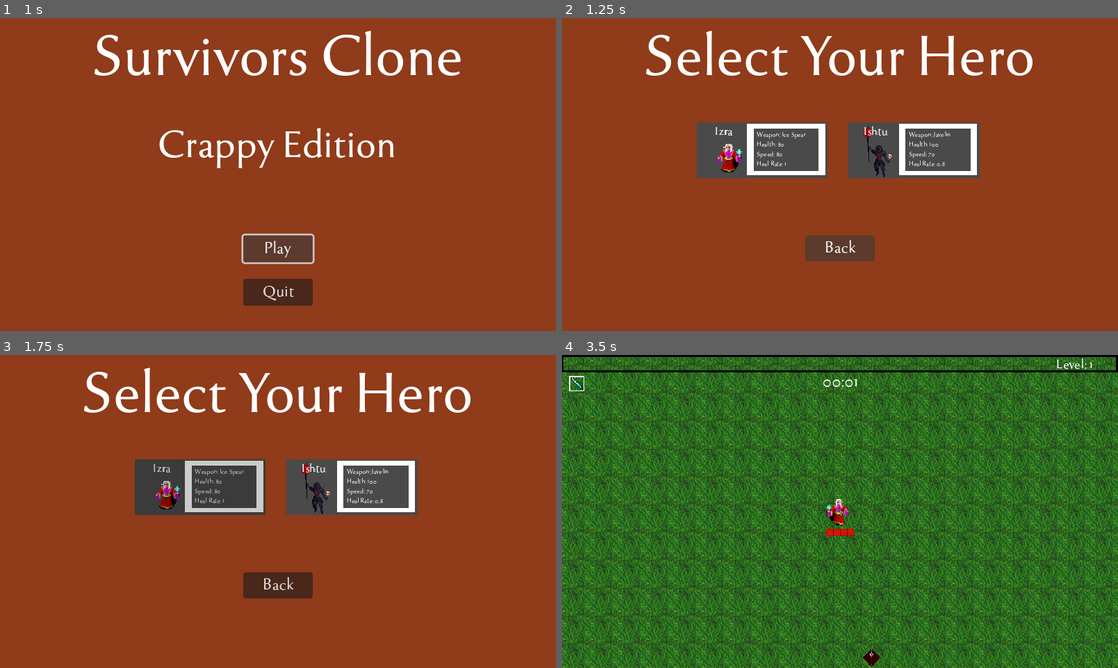
Above: before the commit, frames 1-4 (two rows, left to right).
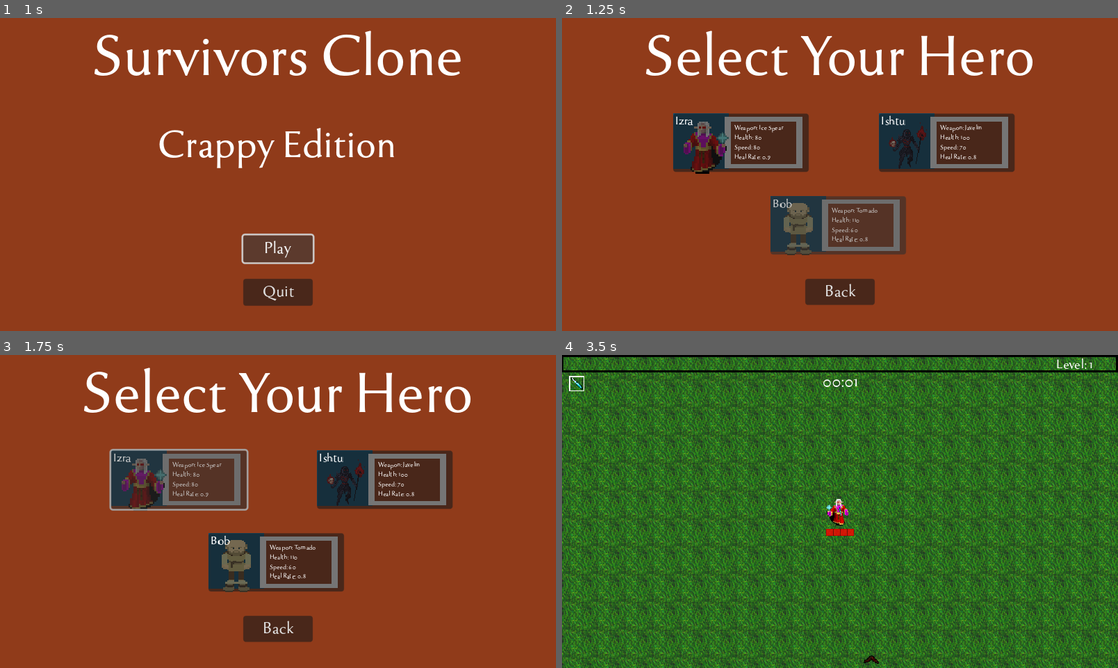
Above: after the commit, the same moments.

Repository: deonblaauw/rfg
Game: Godot game, scene res://Title Screen/menu.tscn
The game is run twice, just before and just after one commit, with the same random seed, the same clock (stepped at 60 frames per second) and the same inputs. Sound files missing from this copy of the repository are replaced by a short silence.
Inputs (mouse positions are in pixels of both pictures, inside the frame that each line leads up to):
- Up to frame 1 (1 s): click "Play" at 0.5 s
- Up to frame 2 (1.25 s): no input
- Up to frame 3 (1.75 s): click (166, 492) at 1.27 s
- Up to frame 4 (3.5 s): tap Enter at 2 s; move the mouse to (962, 495) at 2.02 s; hold Right (right) 2.03-2.78 s; click (962, 495) at 2.1 s; move the mouse to (728, 527) at 2.77 s; hold Down (down) from 2.78 s (still down); click (728, 527) at 2.85 s

Frame 1 is identical in both runs. In frame 2, 17% of the frame differs, in the area x 20-82%, y 30-92%; in frame 3, 17%; in frame 4, 46%, in the area x 0-100%, y 0-100%.

Commit message:
Added Bob and released to itch. New character tiles added

Diff:
--- a/Enemies/enemy_bat.tscn
+++ b/Enemies/enemy_bat.tscn
@@ -1,7 +1,7 @@
-[gd_scene load_steps=14 format=3 uid="uid://bau1tfxv4qvbo"]
+[gd_scene load_steps=12 format=3 uid="uid://bau1tfxv4qvbo"]
 
 [ext_resource type="Script" path="res://Enemies/enemy.gd" id="1_5vwlv"]
-[ext_resource type="Texture2D" uid="uid://bcaibdpro057b" path="res://Assets/Textures/Enemy/bat_monster_sprite_sheet.png" id="1_y5i75"]
+[ext_resource type="Texture2D" uid="uid://diw2n4v4i8yo3" path="res://Assets/Textures/Enemy/DungeonCrawlerSprites/BatSheet.png" id="2_73c3r"]
 [ext_resource type="PackedScene" uid="uid://b7fn7x0620o70" path="res://Utility/hit_box.tscn" id="3_pw627"]
 [ext_resource type="PackedScene" uid="uid://ci0lyi4ieonoi" path="res://Utility/hurt_box.tscn" id="4_dbg76"]
 [ext_resource type="AudioStream" uid="uid://btnn0022u4vpn" path="res://Assets/Audio/SoundEffect/enemy_hit.ogg" id="5_t6dtl"]
@@ -10,36 +10,22 @@
 radius = 3.0
 height = 14.0
 
-[sub_resource type="AtlasTexture" id="AtlasTexture_43sd7"]
-atlas = ExtResource("1_y5i75")
-region = Rect2(0, 0, 64, 64)
+[sub_resource type="AtlasTexture" id="AtlasTexture_n2pnr"]
+atlas = ExtResource("2_73c3r")
+region = Rect2(64, 32, 32, 32)
 
-[sub_resource type="AtlasTexture" id="AtlasTexture_gfeop"]
-atlas = ExtResource("1_y5i75")
-region = Rect2(64, 0, 64, 64)
-
-[sub_resource type="AtlasTexture" id="AtlasTexture_dl2bg"]
-atlas = ExtResource("1_y5i75")
-region = Rect2(128, 0, 64, 64)
-
-[sub_resource type="AtlasTexture" id="AtlasTexture_8yeun"]
-atlas = ExtResource("1_y5i75")
-region = Rect2(192, 0, 64, 64)
+[sub_resource type="AtlasTexture" id="AtlasTexture_7nlne"]
+atlas = ExtResource("2_73c3r")
+region = Rect2(96, 32, 32, 32)
 
 [sub_resource type="SpriteFrames" id="SpriteFrames_i2fba"]
 animations = [{
 "frames": [{
 "duration": 1.0,
-"texture": SubResource("AtlasTexture_43sd7")
+"texture": SubResource("AtlasTexture_n2pnr")
 }, {
 "duration": 1.0,
-"texture": SubResource("AtlasTexture_gfeop")
-}, {
-"duration": 1.0,
-"texture": SubResource("AtlasTexture_dl2bg")
-}, {
-"duration": 1.0,
-"texture": SubResource("AtlasTexture_8yeun")
+"texture": SubResource("AtlasTexture_7nlne")
 }],
 "loop": true,
 "name": &"default",
@@ -67,9 +53,10 @@
 shape = SubResource("CapsuleShape2D_n3rgk")
 
 [node name="AnimatedSprite2D" type="AnimatedSprite2D" parent="."]
-scale = Vector2(0.6, 0.6)
+scale = Vector2(0.8, 0.8)
 sprite_frames = SubResource("SpriteFrames_i2fba")
 autoplay = "default"
+frame_progress = 0.554586
 
 [node name="HitBox" parent="." instance=ExtResource("3_pw627")]
 collision_layer = 4
--- a/Player/Attack/tornado.gd
+++ b/Player/Attack/tornado.gd
@@ -2,7 +2,7 @@
 
 var level = 1
 var hp = 9999 # don't want tornado to die too soon after hitting enemy
-@export var base_speed = -50 # this adds onto player speed for total speed
+@export var base_speed = -40 # this adds onto player speed for total speed
 @export var damage = 5
 @export var knockback_amount = 100
 var attack_size = 1.0
@@ -33,25 +33,25 @@
 	match level:
 		1:
 			hp = 9999
-			base_speed = -50.0
+			base_speed = -40.0
 			damage = 5
 			knockback_amount = 100
 			attack_size = 1.0 * (1 + player.spell_size)
 		2:
 			hp = 9999
-			base_speed = -50.0
+			base_speed = -40.0
 			damage = 5
 			knockback_amount = 100
 			attack_size = 1.0 * (1 + player.spell_size)
 		3:
 			hp = 9999
-			base_speed = -50.0
+			base_speed = -40.0
 			damage = 5
 			knockback_amount = 100
 			attack_size = 1.0 * (1 + player.spell_size)
 		4:
 			hp = 9999
-			base_speed = -50.0
+			base_speed = -40.0
 			damage = 5
 			knockback_amount = 125
 			attack_size = 1.0 * (1 + player.spell_size)
--- a/Player/player.gd
+++ b/Player/player.gd
@@ -6,6 +6,8 @@
 @export var healRate = 1.0
 @onready var animated_sprite_izra = $AnimatedSpriteIzra
 @onready var animated_sprite_ishtu = $AnimatedSpriteIshtu
+@onready var animated_sprite_bob = $AnimatedSpriteBob
+
 var active_sprite: AnimatedSprite2D = null
 var flip_anim = false
 
@@ -120,10 +122,20 @@
 				# set player character and initial weapon
 				set_active_character("izra")
 				upgrade_character("icespear1")
+				#upgrade_character("javelin1")
+				#upgrade_character("tornado1")
 		"ishtu":
 				# set player character and initial weapon
 				set_active_character("ishtu")
+				#upgrade_character("icespear1")
 				upgrade_character("javelin1")
+				#upgrade_character("tornado1")
+		"bob":
+				# set player character and initial weapon
+				set_active_character("bob")
+				#upgrade_character("icespear1")
+				#upgrade_character("javelin1")
+				upgrade_character("tornado1")
 		_:
 			print(" NO CHARACTER FOUND ")
 
@@ -192,6 +204,8 @@
 				active_sprite = animated_sprite_izra
 			"ishtu":
 				active_sprite = animated_sprite_ishtu
+			"bob":
+				active_sprite = animated_sprite_bob
 			_:
 				push_error("Unrecognized character!")
 
@@ -207,6 +221,7 @@
 			# Set the active character's sprite to visible and others to hidden
 			animated_sprite_izra.visible = (character_name == "izra")
 			animated_sprite_ishtu.visible = (character_name == "ishtu")
+			animated_sprite_bob.visible = (character_name == "bob")
 		else:
 			print("Error: Active sprite is null for character: ", character_name)
 	else:
--- a/Player/player.tscn
+++ b/Player/player.tscn
@@ -6,6 +6,7 @@
 [ext_resource type="Texture2D" uid="uid://buphag71t3pmm" path="res://Assets/Textures/Player/ishtu/Necromancer_creativekind-Sheet.png" id="3_mxvou"]
 [ext_resource type="PackedScene" uid="uid://ci0lyi4ieonoi" path="res://Utility/hurt_box.tscn" id="3_q8if2"]
 [ext_resource type="Texture2D" uid="uid://dsetjlsmq5ao2" path="res://Assets/Textures/GUI/exp_background.png" id="4_pk0qy"]
+[ext_resource type="Texture2D" uid="uid://c73xp2rxcbp5o" path="res://Assets/Textures/Player/villager_npc_spritesheet/npc01_spritesheet.png" id="4_rjbd6"]
 [ext_resource type="Texture2D" uid="uid://c03hv7qpngsbk" path="res://Assets/Textures/GUI/exp_progress.png" id="5_7amyo"]
 [ext_resource type="FontFile" uid="uid://cg3hcea6mc3e7" path="res://Assets/Font/tenderness.otf" id="6_60m7o"]
 [ext_resource type="AudioStream" uid="uid://br0otd0f51pmc" path="res://Assets/Audio/SoundEffect/levelup.ogg" id="7_owcc0"]
@@ -108,6 +109,70 @@
 "speed": 5.0
 }]
 
+[sub_resource type="AtlasTexture" id="AtlasTexture_bpnr7"]
+atlas = ExtResource("4_rjbd6")
+region = Rect2(0, 0, 30, 48)
+
+[sub_resource type="AtlasTexture" id="AtlasTexture_uxgm5"]
+atlas = ExtResource("4_rjbd6")
+region = Rect2(30, 0, 30, 48)
+
+[sub_resource type="AtlasTexture" id="AtlasTexture_nd86d"]
+atlas = ExtResource("4_rjbd6")
+region = Rect2(60, 0, 30, 48)
+
+[sub_resource type="AtlasTexture" id="AtlasTexture_40yck"]
+atlas = ExtResource("4_rjbd6")
+region = Rect2(90, 0, 30, 48)
+
+[sub_resource type="AtlasTexture" id="AtlasTexture_e85g0"]
+atlas = ExtResource("4_rjbd6")
+region = Rect2(120, 0, 30, 48)
+
+[sub_resource type="AtlasTexture" id="AtlasTexture_vr6x1"]
+atlas = ExtResource("4_rjbd6")
+region = Rect2(150, 0, 30, 48)
+
+[sub_resource type="AtlasTexture" id="AtlasTexture_4qos5"]
+atlas = ExtResource("4_rjbd6")
+region = Rect2(180, 0, 30, 48)
+
+[sub_resource type="AtlasTexture" id="AtlasTexture_02mkq"]
+atlas = ExtResource("4_rjbd6")
+region = Rect2(210, 0, 30, 48)
+
+[sub_resource type="SpriteFrames" id="SpriteFrames_3x1av"]
+animations = [{
+"frames": [{
+"duration": 1.0,
+"texture": SubResource("AtlasTexture_bpnr7")
+}, {
+"duration": 1.0,
+"texture": SubResource("AtlasTexture_uxgm5")
+}, {
+"duration": 1.0,
+"texture": SubResource("AtlasTexture_nd86d")
+}, {
+"duration": 1.0,
+"texture": SubResource("AtlasTexture_40yck")
+}, {
+"duration": 1.0,
+"texture": SubResource("AtlasTexture_e85g0")
+}, {
+"duration": 1.0,
+"texture": SubResource("AtlasTexture_vr6x1")
+}, {
+"duration": 1.0,
+"texture": SubResource("AtlasTexture_4qos5")
+}, {
+"duration": 1.0,
+"texture": SubResource("AtlasTexture_02mkq")
+}],
+"loop": true,
+"name": &"default",
+"speed": 5.0
+}]
+
 [sub_resource type="AtlasTexture" id="AtlasTexture_68yxk"]
 atlas = ExtResource("2_jg7xc")
 region = Rect2(0, 0, 100, 100)
@@ -322,11 +387,18 @@
 autoplay = "walk"
 
 [node name="AnimatedSpriteIshtu" type="AnimatedSprite2D" parent="."]
+visible = false
 position = Vector2(1, -17)
 scale = Vector2(0.65, 0.65)
 sprite_frames = SubResource("SpriteFrames_515e5")
 autoplay = "default"
 frame_progress = 0.520929
+
+[node name="AnimatedSpriteBob" type="AnimatedSprite2D" parent="."]
+scale = Vector2(0.65, 0.65)
+sprite_frames = SubResource("SpriteFrames_3x1av")
+autoplay = "default"
+frame_progress = 0.146215
 
 [node name="DamageAnimation" type="AnimatedSprite2D" parent="."]
 sprite_frames = SubResource("SpriteFrames_163u6")
--- a/Title Screen/char_select_button.gd
+++ b/Title Screen/char_select_button.gd
@@ -3,23 +3,25 @@
 @onready var snd_hover = $snd_hover
 @onready var snd_click = $snd_click
 @onready var lbl_char_sel = $lbl_charSel
-@onready var btn_char_sel = $btn_charSel
 @onready var lbl_weapon = $lbl_weapon
 @onready var lbl_hp = $lbl_hp
 @onready var lbl_speed = $lbl_speed
 @onready var lbl_healrate = $lbl_healrate
+@onready var icon = $Icon
 
 signal char_select_click_end()
 
 func _on_snd_click_finished():
 	char_select_click_end.emit()
 
-func _on_btn_char_sel_mouse_entered():
+func _on_btn_select_mouse_entered():
 	snd_hover.play()
 	modulate = Color(0.8, 0.8, 0.8)
 
-func _on_btn_char_sel_mouse_exited():
+
+func _on_btn_select_mouse_exited():
 	modulate = Color(1.0, 1.0, 1.0)
 
-func _on_btn_char_sel_pressed():
+
+func _on_btn_select_pressed():
 	snd_click.play()
--- a/Title Screen/character_selection.gd
+++ b/Title Screen/character_selection.gd
@@ -5,47 +5,38 @@
 
 @onready var izra = $Izra
 @onready var ishtu = $Ishtu
-
-
+@onready var bob = $Bob
 
 func _ready():
-	# Izra
-	izra.lbl_char_sel.text = "Izra"
-	izra.lbl_weapon.text = "Weapon: " + CharacterDb.CHARACTERS["izra"]["weapon"]
-	izra.lbl_hp.text = "Health: " + str(CharacterDb.CHARACTERS["izra"]["max_hp"])
-	izra.lbl_speed.text = "Speed: " + str(CharacterDb.CHARACTERS["izra"]["movement_speed"])
-	izra.lbl_healrate.text = "Heal Rate: " + str(CharacterDb.CHARACTERS["izra"]["heal_rate"])
-	var atlas_texture = AtlasTexture.new()
-	atlas_texture.atlas = load("res://Assets/Textures/Player/player_sprite.png")
-	atlas_texture.region = Rect2(0, 0, 32, 32)  # Adjust as needed
-	izra.btn_char_sel.texture_normal = atlas_texture
-	izra.btn_char_sel.scale = Vector2(1.1,1.1)
-	izra.btn_char_sel.position = Vector2(0,5)
-	izra.btn_char_sel.flip_h = !CharacterDb.CHARACTERS["izra"]["flip_anim"]
+	# Izra setup
+	setup_character(izra, "izra", "res://Assets/Textures/Player/izra_icon.png")
 
-	# Ishtu
-	ishtu.lbl_char_sel.text = "Ishtu"
-	ishtu.lbl_weapon.text = "Weapon: " + CharacterDb.CHARACTERS["ishtu"]["weapon"]
-	ishtu.lbl_hp.text = "Health: " + str(CharacterDb.CHARACTERS["ishtu"]["max_hp"])
-	ishtu.lbl_speed.text = "Speed: " + str(CharacterDb.CHARACTERS["ishtu"]["movement_speed"])
-	ishtu.lbl_healrate.text = "Heal Rate: " + str(CharacterDb.CHARACTERS["ishtu"]["heal_rate"])
-	var atlas_texture2 = AtlasTexture.new()
-	atlas_texture2.atlas = load("res://Assets/Textures/Player/ishtu/Necromancer_creativekind-Sheet.png")
-	atlas_texture2.region = Rect2(1330, 415, 60, 83)  # Adjust as needed
-	ishtu.btn_char_sel.texture_normal = atlas_texture2
-	ishtu.btn_char_sel.scale = Vector2(0.8,0.8)
-	ishtu.btn_char_sel.position = Vector2(10,0)
-	ishtu.btn_char_sel.flip_h = !CharacterDb.CHARACTERS["ishtu"]["flip_anim"]
+	# Ishtu setup
+	setup_character(ishtu, "ishtu", "res://Assets/Textures/Player/ishtu_icon.png")
+
+	# Bob setup
+	setup_character(bob, "bob", "res://Assets/Textures/Player/bob_icon.png")
+
+func setup_character(char_node, char_name, texture_path):
+	char_node.lbl_char_sel.text = char_name.capitalize()
+	char_node.lbl_weapon.text = "Weapon: " + CharacterDb.CHARACTERS[char_name]["weapon"]
+	char_node.lbl_hp.text = "Health: " + str(CharacterDb.CHARACTERS[char_name]["max_hp"])
+	char_node.lbl_speed.text = "Speed: " + str(CharacterDb.CHARACTERS[char_name]["movement_speed"])
+	char_node.lbl_healrate.text = "Heal Rate: " + str(CharacterDb.CHARACTERS[char_name]["heal_rate"])
+	char_node.icon.texture = load(texture_path)
 
 func _on_btn_back_click_end():
-	var _level = get_tree().change_scene_to_file(lvl_menu)
-
+	get_tree().change_scene_to_file(lvl_menu)
 
 func _on_izra_char_select_click_end():
-	Global.selected_character = "izra"
-	var _level = get_tree().change_scene_to_file(level)
-
+	select_character("izra")
 
 func _on_ishtu_char_select_click_end():
-	Global.selected_character = "ishtu"
-	var _level = get_tree().change_scene_to_file(level)
+	select_character("ishtu")
+
+func _on_bob_char_select_click_end():
+	select_character("bob")
+
+func select_character(char_name):
+	Global.selected_character = char_name
+	get_tree().change_scene_to_file(level)
--- a/Title Screen/character_selection.tscn
+++ b/Title Screen/character_selection.tscn
@@ -34,25 +34,33 @@
 [node name="btn_back" parent="." instance=ExtResource("1_idy63")]
 layout_mode = 0
 offset_left = 280.0
-offset_top = 250.0
+offset_top = 300.0
 offset_right = 360.0
-offset_bottom = 280.0
+offset_bottom = 330.0
 text = "Back"
 
 [node name="Izra" parent="." instance=ExtResource("4_h0j8y")]
 layout_mode = 0
-offset_left = 155.0
-offset_top = 120.0
-offset_right = 219.0
-offset_bottom = 184.0
+offset_left = 128.0
+offset_top = 110.0
+offset_right = 192.0
+offset_bottom = 174.0
 
 [node name="Ishtu" parent="." instance=ExtResource("4_h0j8y")]
 layout_mode = 0
-offset_left = 330.0
-offset_top = 120.0
-offset_right = 394.0
-offset_bottom = 184.0
+offset_left = 365.0
+offset_top = 110.0
+offset_right = 429.0
+offset_bottom = 174.0
+
+[node name="Bob" parent="." instance=ExtResource("4_h0j8y")]
+layout_mode = 0
+offset_left = 240.0
+offset_top = 205.0
+offset_right = 304.0
+offset_bottom = 269.0
 
 [connection signal="click_end" from="btn_back" to="." method="_on_btn_back_click_end"]
 [connection signal="char_select_click_end" from="Izra" to="." method="_on_izra_char_select_click_end"]
 [connection signal="char_select_click_end" from="Ishtu" to="." method="_on_ishtu_char_select_click_end"]
+[connection signal="char_select_click_end" from="Bob" to="." method="_on_bob_char_select_click_end"]
--- a/Utility/character_db.gd
+++ b/Utility/character_db.gd
@@ -6,7 +6,7 @@
 			"max_hp": 80.0,
 			"movement_speed": 80.0,
 			"heal_hp": 0.5,
-			"heal_rate": 1.0,
+			"heal_rate": 0.9,
 			"weapon": "Ice Spear"
 		},
 		"ishtu": {
@@ -16,5 +16,13 @@
 			"heal_hp": 0.7,
 			"heal_rate": 0.8,
 			"weapon": "Javelin"
+		},
+		"bob": {
+			"flip_anim": false,
+			"max_hp": 110.0,
+			"movement_speed": 60.0,
+			"heal_hp": 0.7,
+			"heal_rate": 0.8,
+			"weapon": "Tornado"
 		}
 	}
--- a/Utility/character_select_button.tscn
+++ b/Utility/character_select_button.tscn
@@ -1,42 +1,37 @@
-[gd_scene load_steps=8 format=3 uid="uid://cgfhnk5b6buhj"]
+[gd_scene load_steps=7 format=3 uid="uid://cgfhnk5b6buhj"]
 
 [ext_resource type="Script" path="res://Title Screen/char_select_button.gd" id="1_ttrh1"]
 [ext_resource type="Texture2D" uid="uid://b67jserymk5n6" path="res://Assets/Textures/GUI/EmptyItem.png" id="2_e2b82"]
 [ext_resource type="FontFile" uid="uid://cg3hcea6mc3e7" path="res://Assets/Font/tenderness.otf" id="2_jk36r"]
-[ext_resource type="Texture2D" uid="uid://cy05whul716kf" path="res://Assets/Textures/Player/player_sprite.png" id="3_ao6k4"]
+[ext_resource type="Texture2D" uid="uid://cb4trlfrvq5sn" path="res://Assets/Textures/Player/ishtu_icon.png" id="3_cjjek"]
 [ext_resource type="AudioStream" uid="uid://dkaytnpd3cnk6" path="res://Assets/Audio/GUI/hover.wav" id="4_ia465"]
 [ext_resource type="AudioStream" uid="uid://cvd6i7mt3utna" path="res://Assets/Audio/GUI/click.wav" id="5_bsnlq"]
 
-[sub_resource type="AtlasTexture" id="AtlasTexture_mctew"]
-atlas = ExtResource("3_ao6k4")
-region = Rect2(2.08165e-12, 2.08165e-12, 32, 32)
-
 [node name="Character Select Button" type="ColorRect"]
-offset_right = 64.0
-offset_bottom = 64.0
-color = Color(0.290354, 0.290354, 0.290353, 1)
+offset_right = 59.0
+offset_bottom = 67.0
+color = Color(0.0646466, 0.313287, 0.441678, 1)
 script = ExtResource("1_ttrh1")
 
-[node name="ColorRect" type="ColorRect" parent="."]
+[node name="InfoPanelBorder" type="TextureRect" parent="."]
 layout_mode = 0
-offset_right = 151.0
-offset_bottom = 64.0
-color = Color(0.290196, 0.290196, 0.290196, 1)
-
-[node name="TextureRect" type="TextureRect" parent="."]
-layout_mode = 0
-offset_left = 58.0
-offset_top = 2.0
-offset_right = 148.0
-offset_bottom = 61.0
+offset_left = 59.0
+offset_top = 4.0
+offset_right = 149.0
+offset_bottom = 63.0
 texture = ExtResource("2_e2b82")
 
-[node name="btn_charSel" type="TextureButton" parent="."]
+[node name="Icon" type="TextureRect" parent="."]
 layout_mode = 0
+offset_top = 5.0
 offset_right = 64.0
-offset_bottom = 64.0
-texture_normal = SubResource("AtlasTexture_mctew")
-stretch_mode = 3
+offset_bottom = 69.0
+texture = ExtResource("3_cjjek")
+
+[node name="btn_select" type="Button" parent="."]
+layout_mode = 0
+offset_right = 156.0
+offset_bottom = 67.0
 
 [node name="snd_hover" type="AudioStreamPlayer" parent="."]
 stream = ExtResource("4_ia465")
@@ -46,55 +41,55 @@
 
 [node name="lbl_weapon" type="Label" parent="."]
 layout_mode = 0
-offset_left = 69.0
-offset_top = 10.0
-offset_right = 128.0
-offset_bottom = 21.0
+offset_left = 70.0
+offset_top = 12.0
+offset_right = 129.0
+offset_bottom = 23.0
 theme_override_fonts/font = ExtResource("2_jk36r")
 theme_override_font_sizes/font_size = 8
 text = "weapon: Battle Axe"
 
 [node name="lbl_hp" type="Label" parent="."]
 layout_mode = 0
-offset_left = 69.0
-offset_top = 21.0
-offset_right = 110.0
-offset_bottom = 32.0
+offset_left = 70.0
+offset_top = 23.0
+offset_right = 111.0
+offset_bottom = 34.0
 theme_override_fonts/font = ExtResource("2_jk36r")
 theme_override_font_sizes/font_size = 8
 text = "Health: N/A"
 
 [node name="lbl_speed" type="Label" parent="."]
 layout_mode = 0
-offset_left = 69.0
-offset_top = 32.0
-offset_right = 110.0
-offset_bottom = 43.0
+offset_left = 70.0
+offset_top = 34.0
+offset_right = 111.0
+offset_bottom = 45.0
 theme_override_fonts/font = ExtResource("2_jk36r")
 theme_override_font_sizes/font_size = 8
 text = "Speed: N/A"
 
 [node name="lbl_healrate" type="Label" parent="."]
 layout_mode = 0
-offset_left = 69.0
-offset_top = 43.0
-offset_right = 115.0
-offset_bottom = 54.0
+offset_left = 70.0
+offset_top = 45.0
+offset_right = 116.0
+offset_bottom = 56.0
 theme_override_fonts/font = ExtResource("2_jk36r")
 theme_override_font_sizes/font_size = 8
 text = "Heal Rate: N/A"
 
 [node name="lbl_charSel" type="Label" parent="."]
 layout_mode = 0
+offset_left = 2.0
 offset_right = 64.0
-offset_bottom = 23.0
+offset_bottom = 18.0
 theme_override_fonts/font = ExtResource("2_jk36r")
 theme_override_font_sizes/font_size = 15
 text = "Izra"
-horizontal_alignment = 1
 vertical_alignment = 1
 
-[connection signal="mouse_entered" from="btn_charSel" to="." method="_on_btn_char_sel_mouse_entered"]
-[connection signal="mouse_exited" from="btn_charSel" to="." method="_on_btn_char_sel_mouse_exited"]
-[connection signal="pressed" from="btn_charSel" to="." method="_on_btn_char_sel_pressed"]
+[connection signal="mouse_entered" from="btn_select" to="." method="_on_btn_select_mouse_entered"]
+[connection signal="mouse_exited" from="btn_select" to="." method="_on_btn_select_mouse_exited"]
+[connection signal="pressed" from="btn_select" to="." method="_on_btn_select_pressed"]
 [connection signal="finished" from="snd_click" to="." method="_on_snd_click_finished"]
--- a/World/world.tscn
+++ b/World/world.tscn
@@ -92,7 +92,8 @@
 texture_repeat = 2
 texture = ExtResource("1_pkoi1")
 region_enabled = true
-region_rect = Rect2(2.08165e-12, 2.08165e-12, 4000, 4000)
+region_rect = Rect2(2.08165e-12, 2.08165e-12, 8000, 8000)
+region_filter_clip_enabled = true
 
 [node name="Player" parent="." instance=ExtResource("2_2kvyb")]
 
Binary file added: Assets/Textures/Enemy/DungeonCrawlerSprites/BatSheet.png
Not shown, added: Assets/Textures/Enemy/DungeonCrawlerSprites/BatSheet.png.import
Binary file added: Assets/Textures/Enemy/DungeonCrawlerSprites/BugBearSheet.png
Not shown, added: Assets/Textures/Enemy/DungeonCrawlerSprites/BugBearSheet.png.import
Binary file added: Assets/Textures/Enemy/DungeonCrawlerSprites/FloatingEyeSheet.png
Not shown, added: Assets/Textures/Enemy/DungeonCrawlerSprites/FloatingEyeSheet.png.import
Binary file added: Assets/Textures/Enemy/DungeonCrawlerSprites/NewtSheet.png
Not shown, added: Assets/Textures/Enemy/DungeonCrawlerSprites/NewtSheet.png.import
Binary file added: Assets/Textures/Enemy/DungeonCrawlerSprites/SPiderSheet.png
Not shown, added: Assets/Textures/Enemy/DungeonCrawlerSprites/SPiderSheet.png.import
Binary file added: Assets/Textures/Enemy/DungeonCrawlerSprites/SkeletonSheet.png
Not shown, added: Assets/Textures/Enemy/DungeonCrawlerSprites/SkeletonSheet.png.import
(and 16 more such lines)
